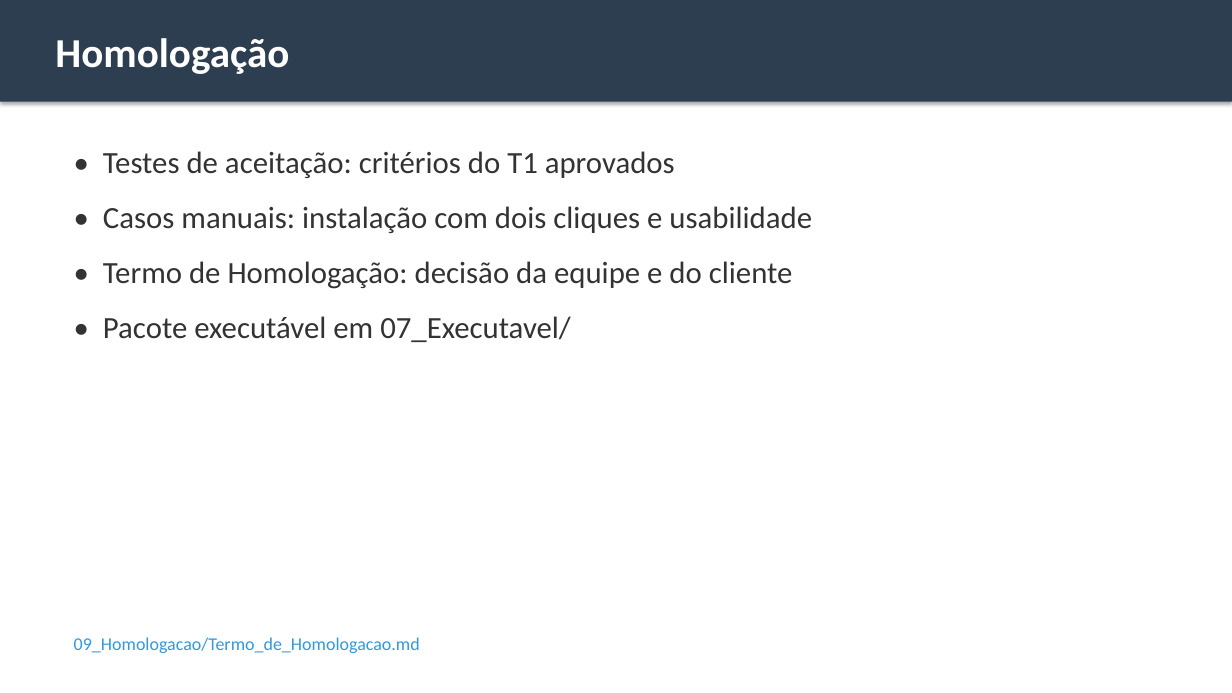
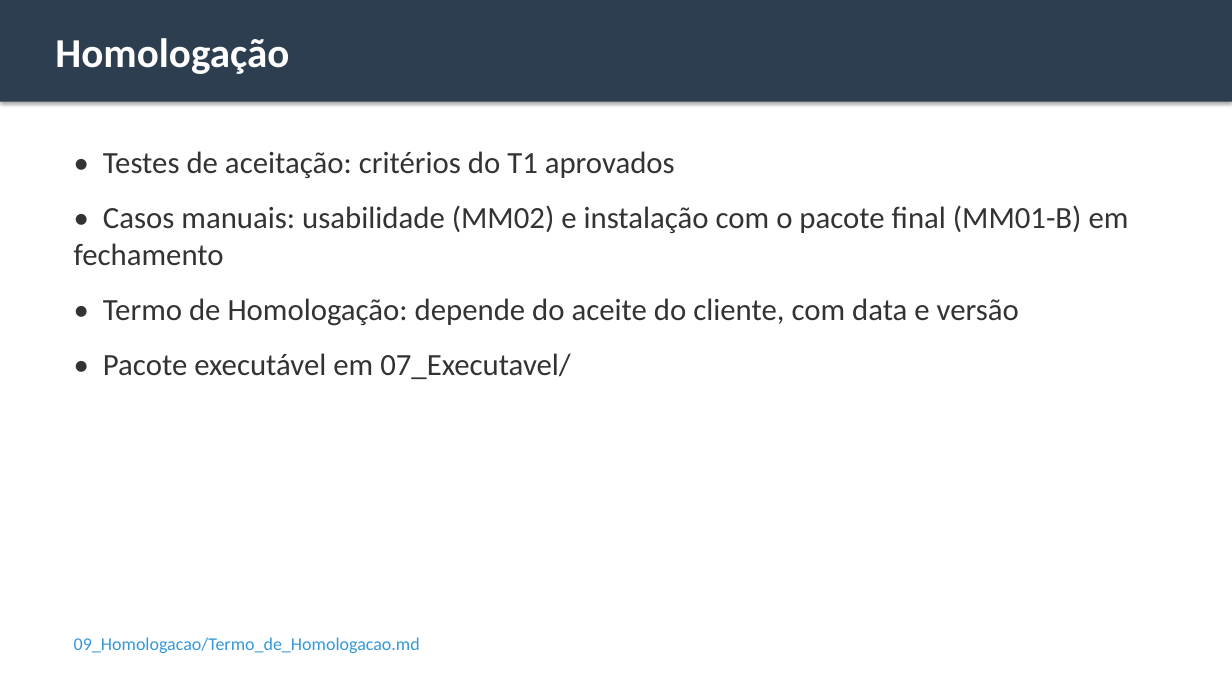
Before and after one commit to jvfraga01/Projeto_FolhaPagamento, a slide deck: slide 9 of 11_Apresentacao/Apresentacao.pptx. Drawn at 1232x693 pixels with LibreOffice and Linux fonts; fonts in the diff are those of the drawing. Boxes give left, top, right and bottom in pixels: in the first picture for what was removed or moved away, otherwise in the second. Text is boxed around its words. In the diff, an @@ line names an element or a change of style, - is before the commit and + after.

```diff
--- a/11_Apresentacao/Apresentacao.pptx
+++ b/11_Apresentacao/Apresentacao.pptx
@@ text at (74,205,1129,326): text changed @@
-• Casos manuais: instalação com dois cliques e usabilidade
-• Termo de Homologação: decisão da equipe e do cliente
+• Casos manuais: usabilidade (MM02) e instalação com o pacote final (MM01-B) em fechamento
+• Termo de Homologação: depende do aceite do cliente, com data e versão
```
Also in this commit, not shown: 1 other slide changed, 7 other files.
